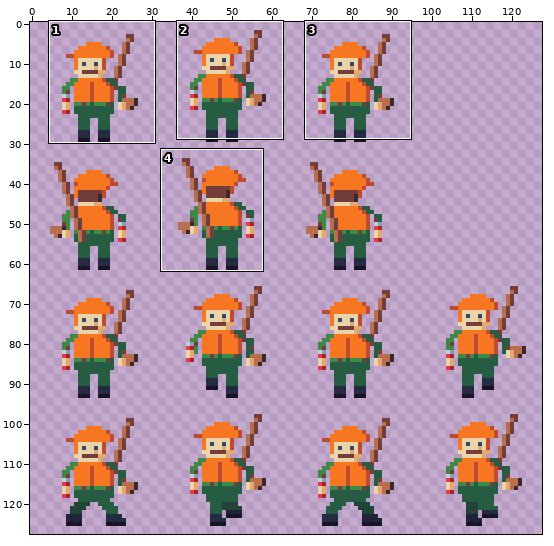
Two versions of one pixel-art file, assets/textures/characters/metsastaja_32.aseprite. Above: a wide view before the commit, with the close-up outlined.
Close-up. Earlier state:
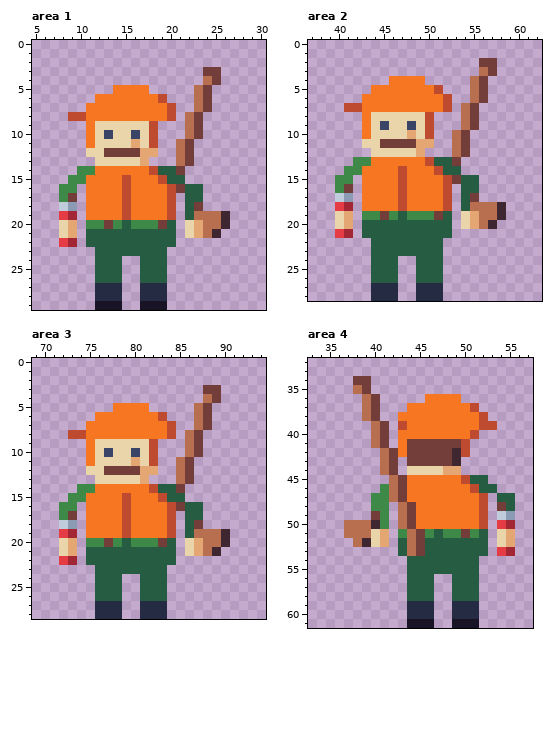
128x128 pixels, 1 frame. Shown: area 1: x 5..30, y 0..29; area 2: x 37..62, y 0..28; area 3: x 69..94, y 0..28; area 4: x 33..57, y 32..61. The commit also changed other parts of the picture, which this record leaves out.
The same view after the edit:
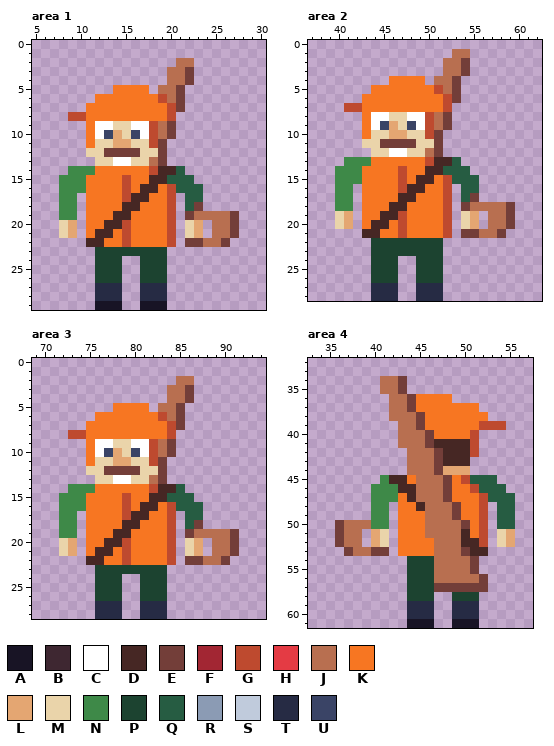
Palette (. is transparent): A #181425  B #3e2731  C #ffffff  D #462724  E #733e39  F #a22633  G #be4a2f  H #e43b44  J #b86f50  K #f77622  L #e4a672  M #ead4aa  N #3e8948  P #1c4330  Q #265c42  R #8b9bb4  S #c0cbdc  T #262b44  U #3a4466
Difference:
Changed rows in their new state; - is an unchanged pixel.
Area 1:
first column x 8:
 2 -------------JJ-----
 3 ------------JJE-..--
 4 ------------JJE-..--
 5 -----------JJE-..---
 6 ------------JE-..---
 7 -------------E-..---
 8 --------------..----
 9 ----CC--CC-JE-..----
10 ----C-L--C-JE-..----
11 ------LLM--E-..-----
12 ---------MME-..-----
13 ------CC-MJE-..-----
14 -N---------DDQ------
15 N---------DD--Q-----
16 --N------DD--Q------
17 -N------DD----------
18 NN-----DD-----------
19 NN----DD------E---JE
20 ---KKDDGKKKKG---.-JE
21 ---KDDKGKKKKG---.JJE
22 ..-DDKKGKKKKG-EEJJE-
23 ----PPPPPPPP--------
24 ----PPP--PPP--------
25 ----PPP--PPP--------
26 ----PPP--PPP--------
Area 2:
first column x 40:
 1 -------------JJ-----
 2 ------------JJE-..--
 3 ------------JJE-..--
 4 -----------JJE-..---
 5 ------------JE-..---
 6 -------------E-..---
 7 --------------..----
 8 ----CC--CC-JE-..----
 9 ----C-L--C-JE-..----
10 ------LLM--E-..-----
11 ---------MME-..-----
12 ------CC-MJE-..-----
13 -N---------DDQ------
14 N---------DD--Q-----
15 --N------DD--Q------
16 -N------DD----------
17 NN-----DD-----------
18 NN----DD------E---JE
19 ---KKDDGKKKKG---.-JE
20 ---KDDKGKKKKG---.JJE
21 ..-DDKKGKKKKG-EEJJE-
22 ----PPPPPPPP--------
23 ----PPPPPPPP--------
24 ----PPP--PPP--------
25 ----PPP--PPP--------
26 ----PPP--PPP--------
Area 3:
first column x 72:
 2 -------------JJ-----
 3 ------------JJE-..--
 4 ------------JJE-..--
 5 -----------JJE-..---
 6 ------------JE-..---
 7 -------------E-..---
 8 --------------..----
 9 ----CC--CC-JE-..----
10 ----C-L--C-JE-..----
11 ------LLM--E-..-----
12 ---------MME-..-----
13 ------CC-MJE-..-----
14 -N---------DDQ------
15 N---------DD--Q-----
16 --N------DD--Q------
17 -N------DD----------
18 NN-----DD-----------
19 NN----DD------E---JE
20 ---KKDDGKKKKG---.-JE
21 ---KDDKGKKKKG---.JJE
22 ..-DDKKGKKKKG-EEJJE-
23 ----PPPPPPPP--------
24 ----PPP--PPP--------
25 ----PPP--PPP--------
26 ----PPP--PPP--------
Area 4:
first column x 36:
34 --..-JJE------------
35 --..-JJE------------
36 ---..-JJEK---.------
37 ---..-JJE------K----
38 ---..-JJJE------K---
39 ----..-JJE--------G-
40 ----..-JJJE---------
41 ----..-JJJ-DDDDG----
42 -----...JJJ-DDDG----
43 -----..-JJJ-DDD-----
44 -----..-JJJE--L-----
45 -----NDD-JJJE----Q--
46 ----N-NDDJJJE-----Q-
47 ------NKDJJJE----Q--
48 -------KKDJJJE----Q-
49 ----N--KK-JJJE----QQ
50 E---N--KK-JJJJE---QQ
51 E--.LM-KKKJJJJDKG---
52 EJ-.LM-KKKKJJJDDG---
53 -EJJEE-KKKKJJJEDD-..
54 --------PPPJJJJE----
55 --------PPPJJJJE----
56 --------PPPJJJJJE---
57 --------PPPEEEEEE---
58 --------PPP--PPP----
Pixel boxes of the changes (left, top, right, bottom) in both close-ups:
changed: (59, 58, 239, 283)
changed: (335, 49, 515, 283)
changed: (59, 376, 239, 601)
changed: (335, 376, 515, 601)
